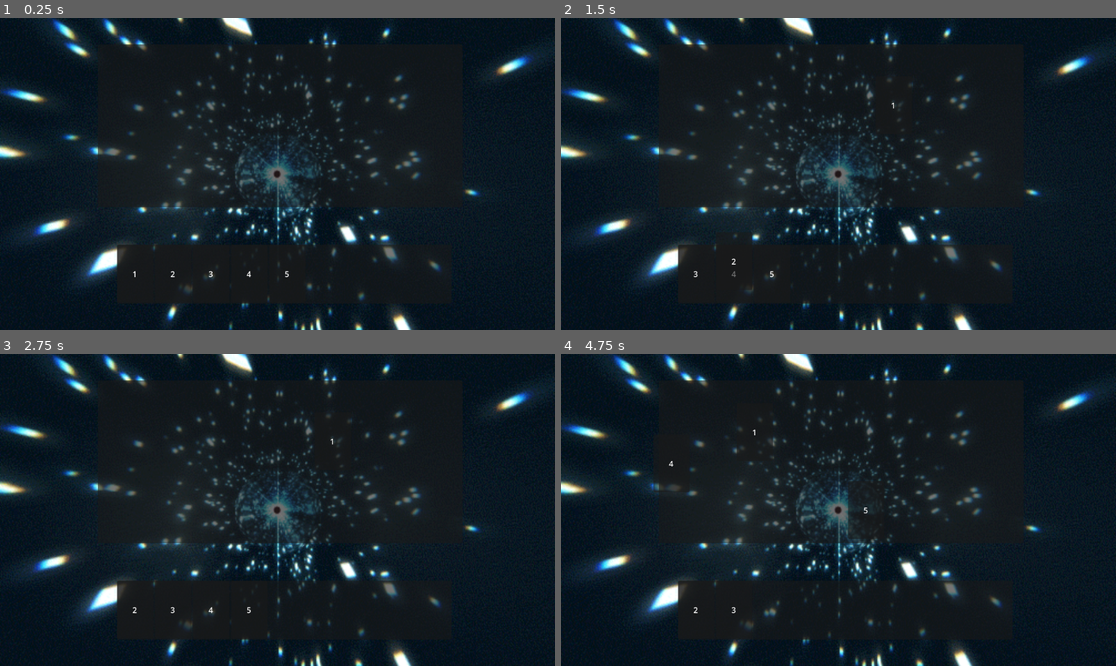
Above: before the commit, frames 1-4 (two rows, left to right).
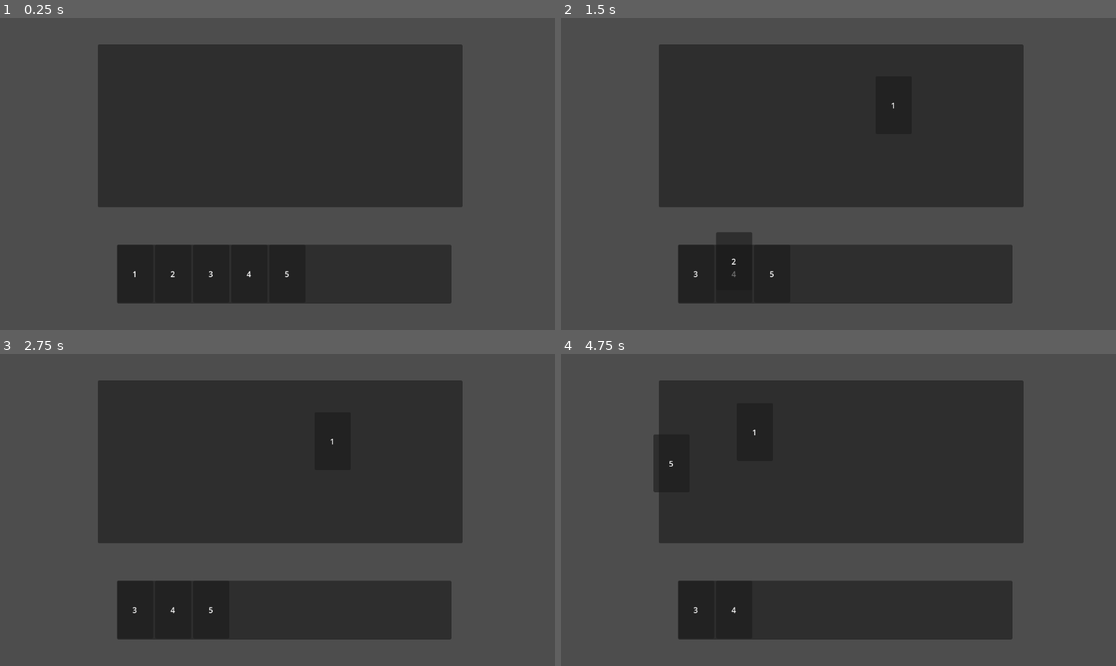
Above: after the commit, the same moments.

Repository: StegosaurusLlama/Card-Game
Game: Godot game, scene res://Scenes/world.tscn
Two runs of this game, one before a commit and one after it. Both use one fixed random seed, a clock stepped at 60 frames per second and the inputs below.
Inputs (mouse positions are in pixels of both pictures, inside the frame that each line leads up to):
- Up to frame 1 (0.25 s): no input
- Up to frame 2 (1.5 s): tap Enter at 0.5 s; drag from (694, 273) to (894, 105) at 0.52 s; tap Space at 1.25 s; drag from (694, 273) to (810, 236) at 1.27 s
- Up to frame 3 (2.75 s): move the mouse to (172, 609) at 2.02 s; press the mouse at (172, 609) at 2.03 s
- Up to frame 4 (4.75 s): release the mouse at (733, 609) at 2.75 s; tap Enter at 2.75 s; drag from (771, 609) to (672, 463) at 2.77 s; drag from (771, 609) to (866, 510) at 3.52 s; drag from (894, 441) to (755, 432) at 4.27 s

The runs differ from the first frame. In frame 1, 82% of the frame differs, in the area x 0-100%, y 0-100%; in frame 2, 83%; in frame 3, 82%; in frame 4, 83%.

Commit message:
I did it

Diff:
--- /dev/null
+++ b/Prefabs/background.tscn
@@ -0,0 +1,25 @@
+[gd_scene load_steps=2 format=3 uid="uid://c5h8ks1i6su5m"]
+
+[ext_resource type="Script" uid="uid://belw7dssok5je" path="res://Scripts/background.gd" id="1_4a6i6"]
+
+[node name="Background" type="Control"]
+layout_mode = 3
+anchors_preset = 15
+anchor_right = 1.0
+anchor_bottom = 1.0
+grow_horizontal = 2
+grow_vertical = 2
+size_flags_horizontal = 3
+size_flags_vertical = 3
+script = ExtResource("1_4a6i6")
+
+[node name="VideoStreamPlayer" type="VideoStreamPlayer" parent="."]
+layout_mode = 1
+anchors_preset = 15
+anchor_right = 1.0
+anchor_bottom = 1.0
+grow_horizontal = 2
+grow_vertical = 2
+autoplay = true
+loop = true
+buffering_msec = 1000
--- a/Prefabs/hand.tscn
+++ b/Prefabs/hand.tscn
@@ -1,8 +1,6 @@
-[gd_scene load_steps=4 format=3 uid="uid://b6u3144byo0vp"]
+[gd_scene load_steps=2 format=3 uid="uid://b6u3144byo0vp"]
 
 [ext_resource type="Script" uid="uid://cooxyqhk37kaj" path="res://Scripts/HandNode.gd" id="1_qmkkg"]
-[ext_resource type="Script" uid="uid://c1j6s6b0cflsa" path="res://Scripts/camera_2d.gd" id="2_kuyok"]
-[ext_resource type="Texture2D" uid="uid://713531d4oixo" path="res://Animations/Space.png" id="3_wdihj"]
 
 [node name="HandUI" type="Control"]
 layout_mode = 3
@@ -16,34 +14,6 @@
 grow_horizontal = 2
 grow_vertical = 2
 script = ExtResource("1_qmkkg")
-
-[node name="Camera2D" type="Camera2D" parent="."]
-position = Vector2(333, -147)
-script = ExtResource("2_kuyok")
-
-[node name="ReferenceRect" type="ReferenceRect" parent="Camera2D"]
-show_behind_parent = true
-light_mask = 0
-visibility_layer = 512
-clip_contents = true
-anchors_preset = 15
-anchor_right = 1.0
-anchor_bottom = 1.0
-offset_left = -576.0
-offset_top = -324.0
-offset_right = 576.0
-offset_bottom = 324.0
-grow_horizontal = 2
-grow_vertical = 2
-mouse_filter = 2
-mouse_force_pass_scroll_events = false
-
-[node name="TextureRect" type="TextureRect" parent="Camera2D/ReferenceRect"]
-layout_mode = 0
-offset_top = -288.0
-offset_right = 1152.0
-offset_bottom = 864.0
-texture = ExtResource("3_wdihj")
 
 [node name="Panel" type="Panel" parent="."]
 layout_mode = 1
--- a/Scenes/world.tscn
+++ b/Scenes/world.tscn
@@ -1,11 +1,15 @@
-[gd_scene load_steps=3 format=3 uid="uid://bxymmbqmliucs"]
+[gd_scene load_steps=4 format=3 uid="uid://bxymmbqmliucs"]
 
 [ext_resource type="PackedScene" uid="uid://b6u3144byo0vp" path="res://Prefabs/hand.tscn" id="1_a02cp"]
 [ext_resource type="PackedScene" uid="uid://c5uy1apxlrnqc" path="res://Scenes/enemy.tscn" id="2_go701"]
+[ext_resource type="PackedScene" uid="uid://c5h8ks1i6su5m" path="res://Prefabs/background.tscn" id="3_5a7ea"]
 
 [node name="World" type="Node2D"]
 
 [node name="CanvasLayer" type="CanvasLayer" parent="."]
+
+[node name="Background" parent="CanvasLayer" instance=ExtResource("3_5a7ea")]
+z_index = -1
 
 [node name="HandUI" parent="CanvasLayer" instance=ExtResource("1_a02cp")]
 
--- /dev/null
+++ b/Scripts/background.gd
@@ -0,0 +1,17 @@
+extends Control
+
+
+# Called when the node enters the scene tree for the first time.
+func _ready():
+	pass # Replace with function body.
+
+# Built in godot funtion. Implementing lets the program know what can be dragged here / where dragging is valid,
+func _can_drop_data(at_position, data):
+	return true
+
+# Built in godot function. Implementing allows recieving dropped data.
+func _drop_data(at_position, data): # data is UICard
+	if data is UICard:
+		var card:UICard = data
+		card.visible = true
+		print('cant drop here')
--- a/background.tscn
+++ /dev/null
@@ -1,9 +0,0 @@
-[gd_scene format=3 uid="uid://c5h8ks1i6su5m"]
-
-[node name="Background" type="Control"]
-layout_mode = 3
-anchors_preset = 15
-anchor_right = 1.0
-anchor_bottom = 1.0
-grow_horizontal = 2
-grow_vertical = 2
Not shown, added: Scripts/background.gd.uid
